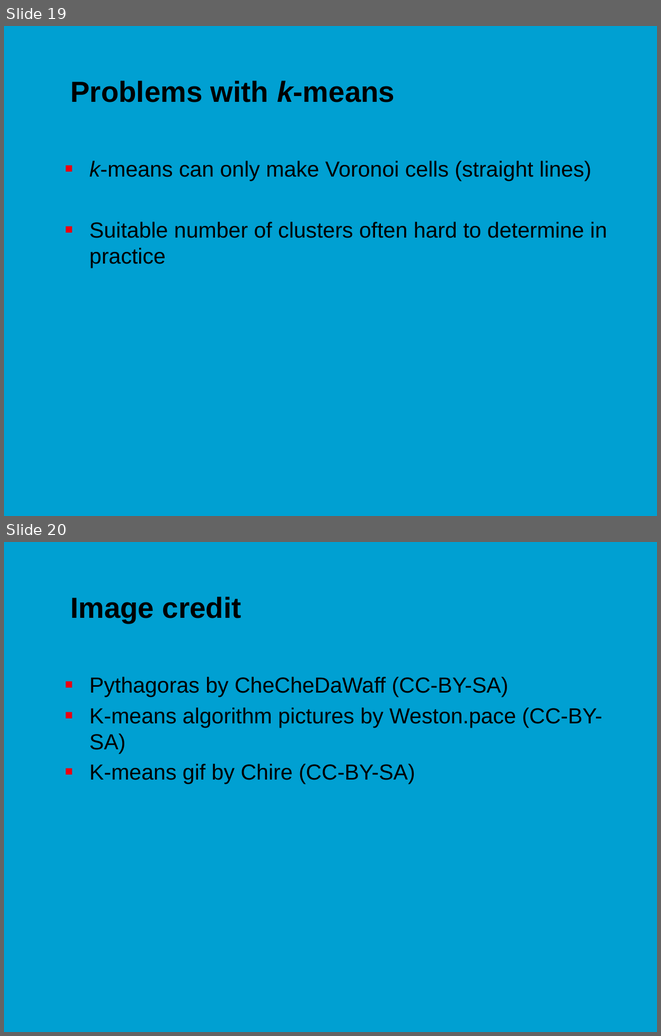
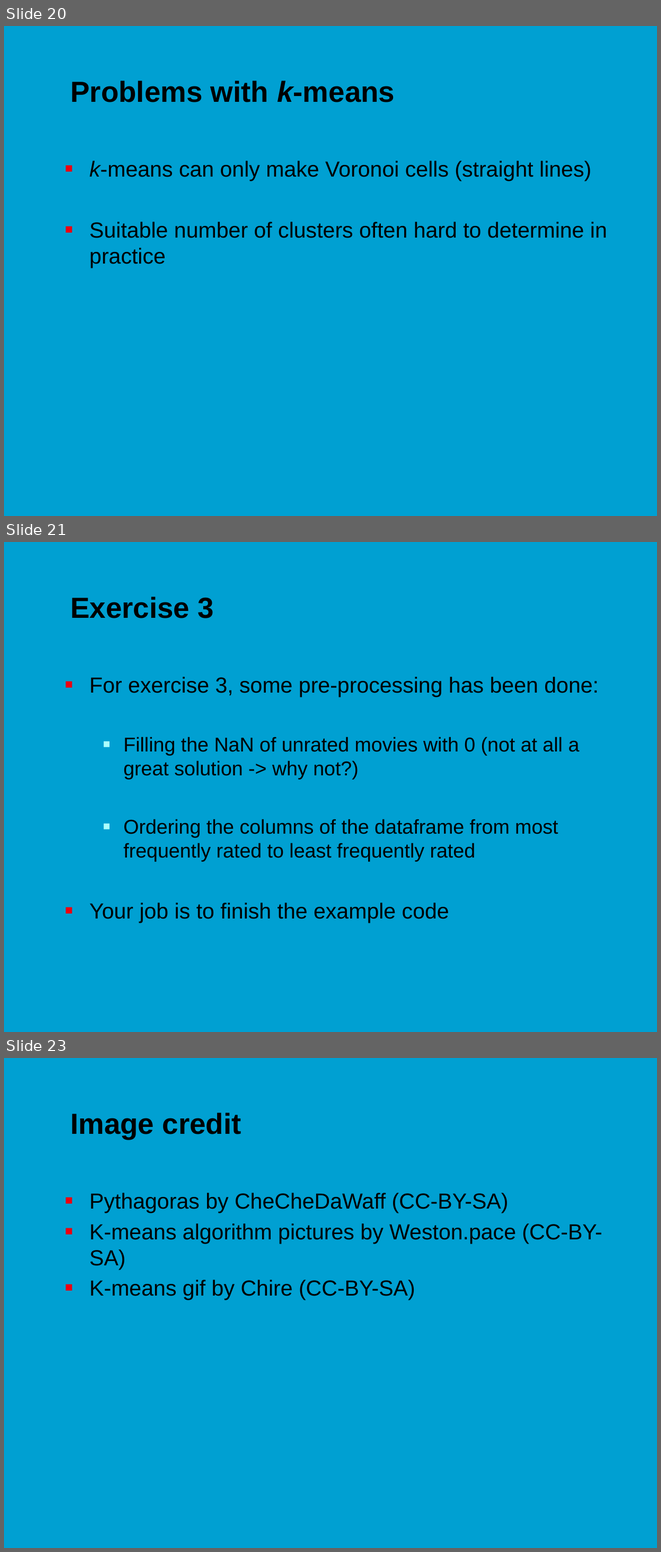
Before and after one commit to jonasmoons/data-driven-learning, a slide deck: slides/ddl-w7l1.pptx. Shown one above the other, each under a label of ours: slides 19 and 20 before the commit, slides 20, 21 and 23 after it; the slides between them are not shown. The pictures are 661x1036 and 661x1552 pixels, drawn with LibreOffice and Linux fonts; fonts in the diff are those of the drawing; background and template pictures are left out. Boxes give left, top, right and bottom in pixels: in the first picture for what was removed or moved away, otherwise in the second. Text is boxed around its words. In the diff, an @@ line names an element or a change of style, - is before the commit and + after.

```diff
--- a/slides/ddl-w7l1.pptx
+++ b/slides/ddl-w7l1.pptx
@@ slide 21 added at (4, 542, 657, 1032), background picture (left out) @@
@@ title added at (70, 597, 214, 618), 32 pt, text #000000, bold @@
+Exercise 3
@@ text added at (89, 677, 599, 923), 22 pt, text #000000 @@
+■ For exercise 3, some pre-processing has been done:
+  ■ Filling the NaN of unrated movies with 0 (not at all a great solution -> why not?)
+  ■ Ordering the columns of the dataframe from most frequently rated to least frequently rated
+■ Your job is to finish the example code
@@ what was slide 19 is now slide 20 @@
@@ what was slide 20 is now slide 23 @@
```
Also in this commit, not shown: 2 other slides added, 1 other file.
